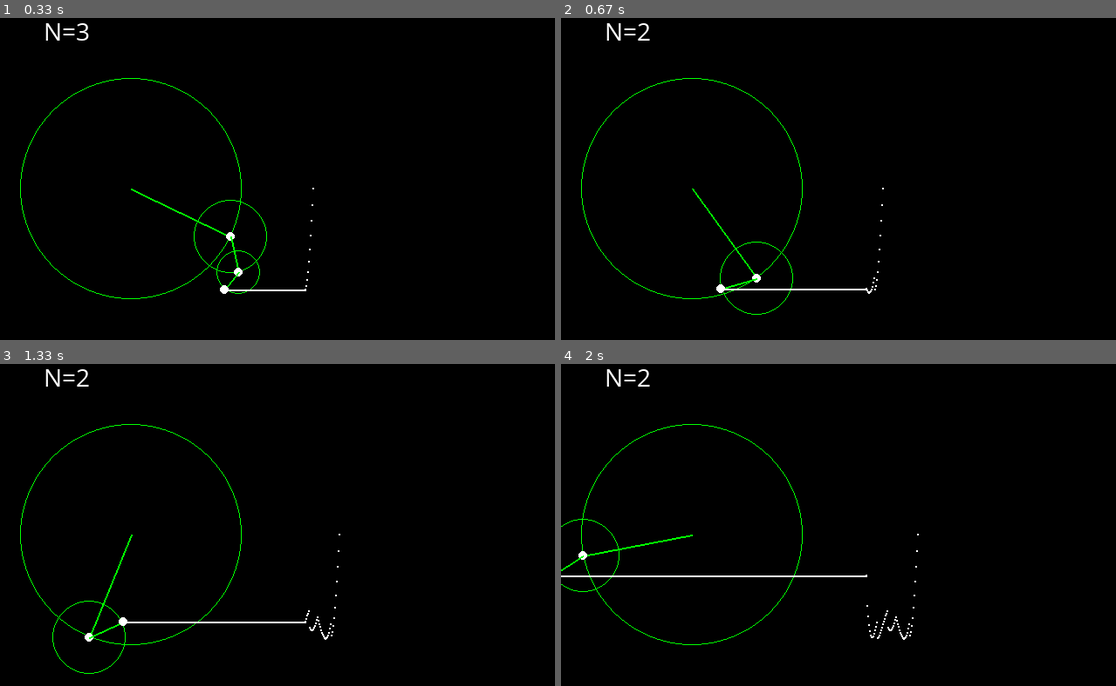
Above: before the commit, frames 1-4 (two rows, left to right).
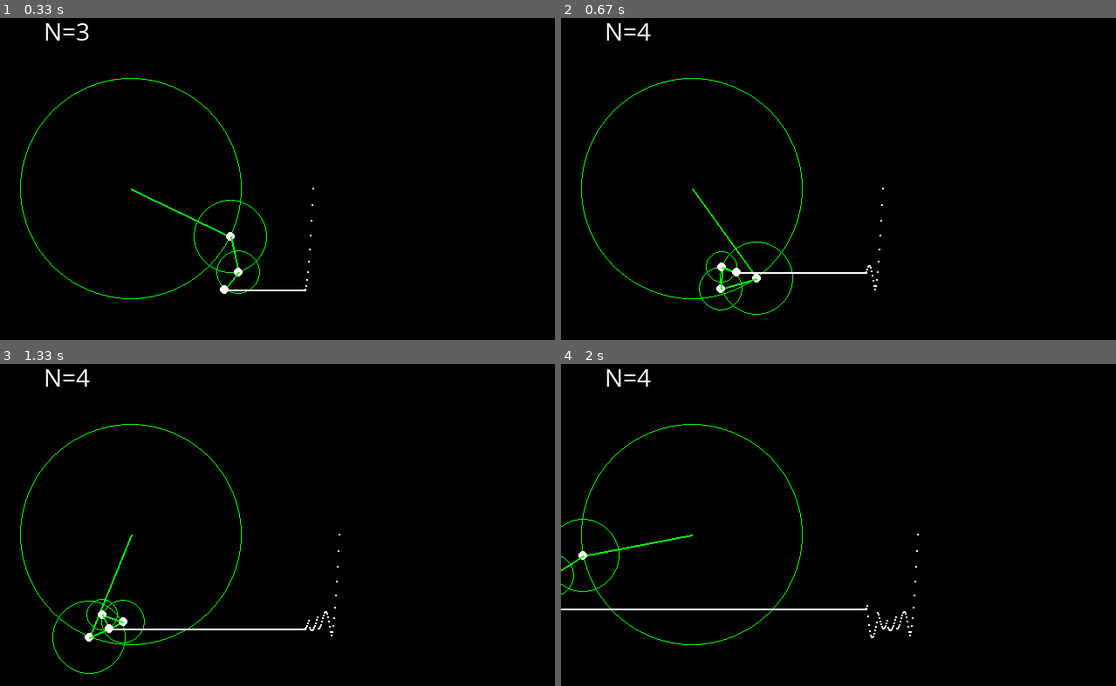
Above: after the commit, the same moments.

Repository: kulcan/pygame-projects
Game: pygame game, started from 03_fourier_series/main.py
The game is run twice, just before and just after one commit, with the same random seed, the same clock (stepped at 60 frames per second) and the same inputs.
Inputs:
- Up to frame 1 (0.33 s): no input
- Up to frame 2 (0.67 s): hold Up from 0.33 s (still down)
- Up to frame 3 (1.33 s): release Up at 0.8 s; hold Down 0.83-1.13 s; hold Up from 1.17 s (still down)
- Up to frame 4 (2 s): release Up at 1.53 s; hold Down 1.57-1.93 s; hold Up from 1.97 s (still down)

Frame 1 is identical in both runs. In frame 2, 0.5% of the frame differs, in the area x 13-57%, y 1-91%; in frame 3, 0.7%; in frame 4, 0.8%, in the area x 0-63%, y 1-86%.

Commit message:
hotfix fourier

Diff:
--- a/03_fourier_series/main.py
+++ b/03_fourier_series/main.py
@@ -37,9 +37,9 @@
             sys.exit()
         if event.type == pygame.KEYDOWN:
             if event.key == pygame.K_UP:
+                N += 1
+            if event.key == pygame.K_DOWN:
                 N -= 1
-            if event.key == pygame.K_DOWN:
-                N += 1
 
     text = my_font.render("N="+str(N), True, COLOR_WHITE)
     screen.blit(text, (50, 50))
